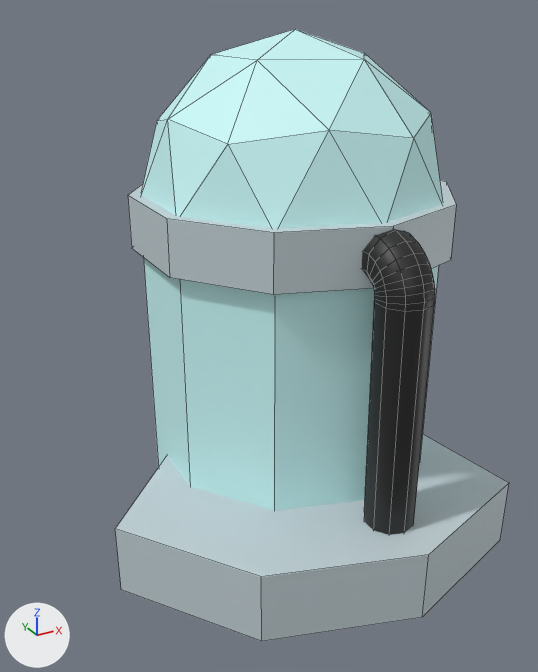
One commit to the Blender file Assets/Models/Basic Pump.blend: the scene before it, then after it.
Both versions are drawn from a 50 mm lens placed at (-1.1, -1.86, 1.49), pointed at (0.01, 0.16, 0.48). The axes (+X, +Y, +Z) are drawn at lower left. The lights are the same throughout. Mesh edges are drawn as thin lines.

Names of what the first picture shows: 'Base', 'Tank', 'Tube 2'.
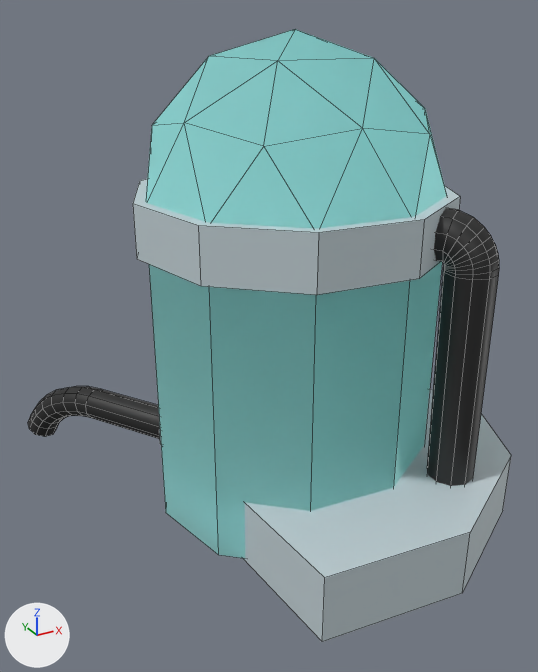
Where the newer file only moved an object's origin or applied its transform, the numbers keep the older frame.

Changed parts and their boxes [x1, y1, x2, y2] in the pictures (538 x 672 px; the box of a moved part takes in the faces that stretch with it):
```json
{"object": "Tank", "change": "recoloured, mesh turned", "before": [141, 29, 443, 511], "after": [146, 29, 447, 559]}
{"object": "Base", "change": "reshaped", "before": [115, 180, 509, 641], "after": [133, 179, 511, 642]}
{"object": "Tube 2", "change": "mesh turned", "before": [361, 229, 435, 535], "after": [28, 208, 499, 486]}
{"part": 2, "of": "me_cylinder_002", "change": "moved or reshaped", "before": [115, 434, 509, 641], "after": [243, 389, 511, 642]}
{"part": 3, "of": "me_cylinder_002", "change": "moved or reshaped", "before": [128, 180, 456, 295], "after": [133, 179, 460, 295]}
```

The change, as JSON lines over the scene's bpy script:
```json
{"block": "mat_material_001", "where": "n0 = _N.new('ShaderNodeOutputMaterial'); n0.name = 'Material Output'"}
{"op": "remove", "block": "mat_material_001", "code": "n1 = _N.new('ShaderNodeBsdfPrincipled'); n1.name = 'Principled BSDF'"}
{"op": "remove", "block": "mat_material_001", "code": "n1.distribution = 'GGX'"}
{"op": "remove", "block": "mat_material_001", "code": "n1.subsurface_method = 'BURLEY'"}
{"op": "remove", "block": "mat_material_001", "code": "n1.inputs[0].default_value = (0.627, 1.0, 1.0, 1.0)  # 'Base Color', cyan #cfffff"}
{"op": "remove", "block": "mat_material_001", "code": "_L.new(n1.outputs[0], n0.inputs[0])  # 'BSDF' to 'Surface'"}
{"op": "add", "block": "mat_material_001", "code": "n2 = _N.new('ShaderNodeBsdfTranslucent'); n2.name = 'Translucent BSDF'"}
{"op": "add", "block": "mat_material_001", "code": "n2.inputs[0].default_value = (0.484, 0.8, 0.777, 1.0)  # 'Color', cyan #b9e7e4"}
{"op": "add", "block": "mat_material_001", "code": "_L.new(n2.outputs[0], n0.inputs[0])  # 'BSDF' to 'Surface'"}
{"block": "me_icosphere", "where": "me_icosphere.from_pydata(...)  # 36 vertices, 50 faces; spans x -0.95..0.95, y -1.0..1.0, z -2.26..1.0"}
{"block": "me_icosphere", "where": "# used by ob_tank; location = (0.0, 0.0, 1.0); scale = (0.442, 0.442, 0.442)"}
{"block": "me_icosphere", "change": "me_icosphere part 1: the whole mesh is turned 13.1 degrees about the z axis through its middle"}
{"block": "me_cylinder_002", "where": "me_cylinder_002.from_pydata(...)  # 36 vertices, 18 faces; spans x -0.676..0.45, y -0.711..0.474, z -0.01..1.014"}
{"block": "me_cylinder_002", "where": "# used by ob_base; location = (0.0, 0.0, 0.0)"}
{"block": "me_cylinder_002", "change": "me_cylinder_002 part 2: the loose piece of 16 vertices spanning x -0.676..0.418, y -0.711..0.398, z -0.01..0.202 is turned 48.7 degrees about the z axis through the mesh origin"}
{"block": "me_cylinder_002", "change": "me_cylinder_002 part 3: the loose piece of 20 vertices spanning x -0.45..0.45, y -0.474..0.474, z 0.859..1.014 is turned 48.7 degrees about the z axis through its middle"}
{"block": "me_cylinder_004", "where": "me_cylinder_004.from_pydata(...)  # 220 vertices, 201 faces; spans x -0.09..0.09, y -0.61..1.19, z -0.12..1.01"}
{"block": "me_cylinder_004", "where": "# used by ob_tube_2; location = (0.0, 0.0, 0.0)"}
{"block": "me_cylinder_004", "change": "me_cylinder_004 part 4: the whole mesh is turned 33.6 degrees about the z axis through the mesh origin"}
```
